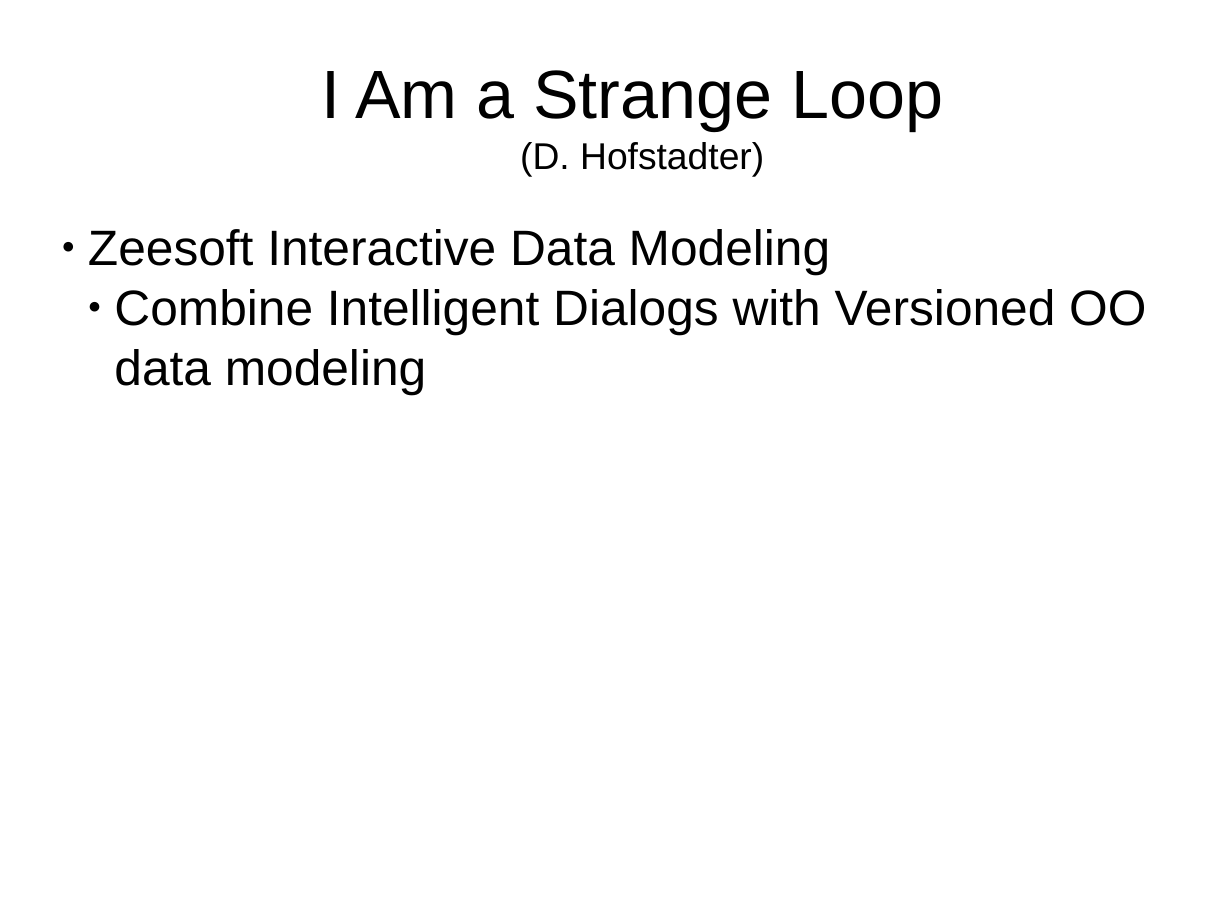
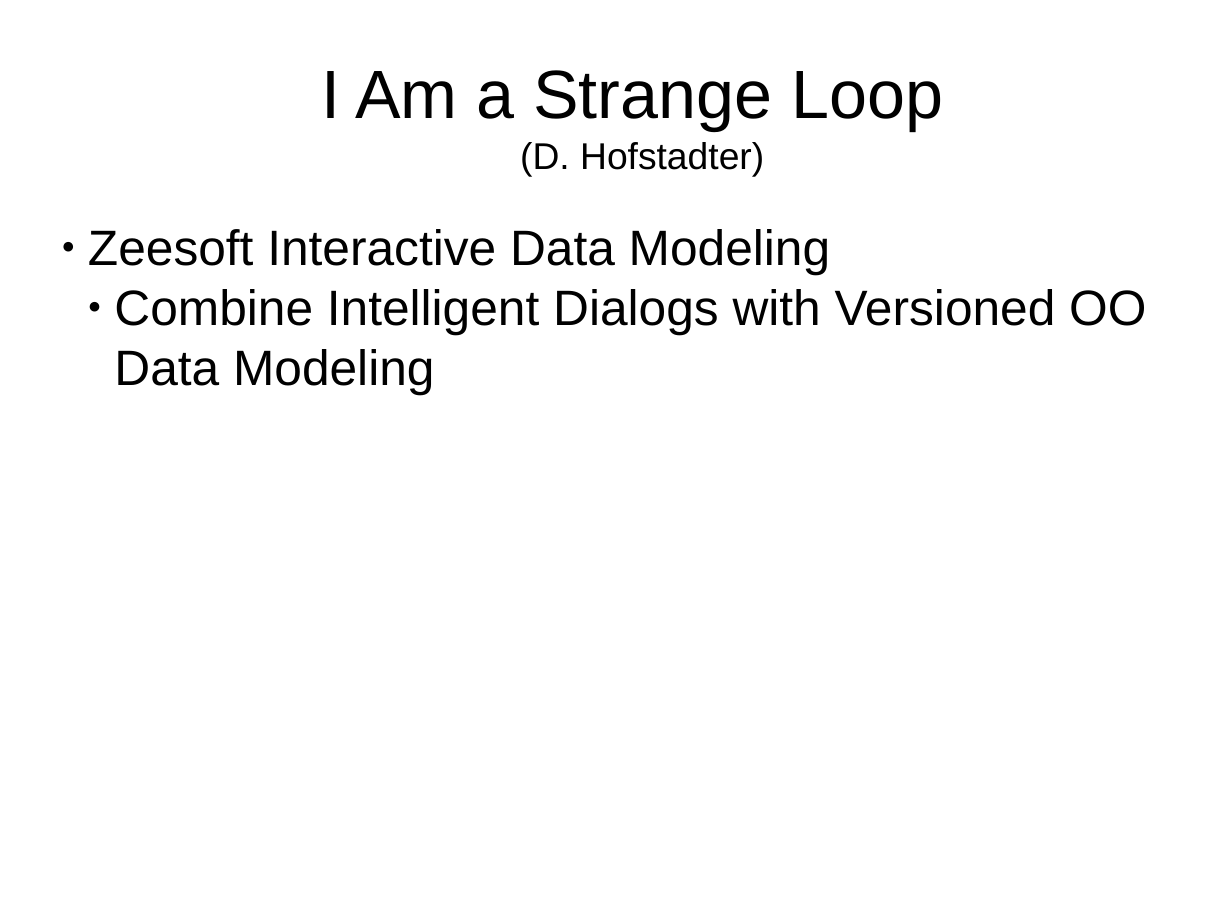
Before and after one commit to DyzLecticus/Zeesoft, a slide deck: slide 24 of V3.0/doc/Zeesoft Open Source Artificial Cognition.odp. Drawn at 1232x924 pixels with LibreOffice and Linux fonts; fonts in the diff are those of the drawing. Boxes give left, top, right and bottom in pixels: in the first picture for what was removed or moved away, otherwise in the second. Text is boxed around its words. In the diff, an @@ line names an element or a change of style, - is before the commit and + after.

```diff
--- a/V3.0/doc/Zeesoft Open Source Artificial Cognition.odp
+++ b/V3.0/doc/Zeesoft Open Source Artificial Cognition.odp
@@ subtitle at (x1=114, y1=289, x2=1146, y2=394): text changed @@
-  ● Combine Intelligent Dialogs with Versioned OO data modeling
+  ● Combine Intelligent Dialogs with Versioned OO Data Modeling
```
Also in this commit, not shown: 5 other slides changed.
